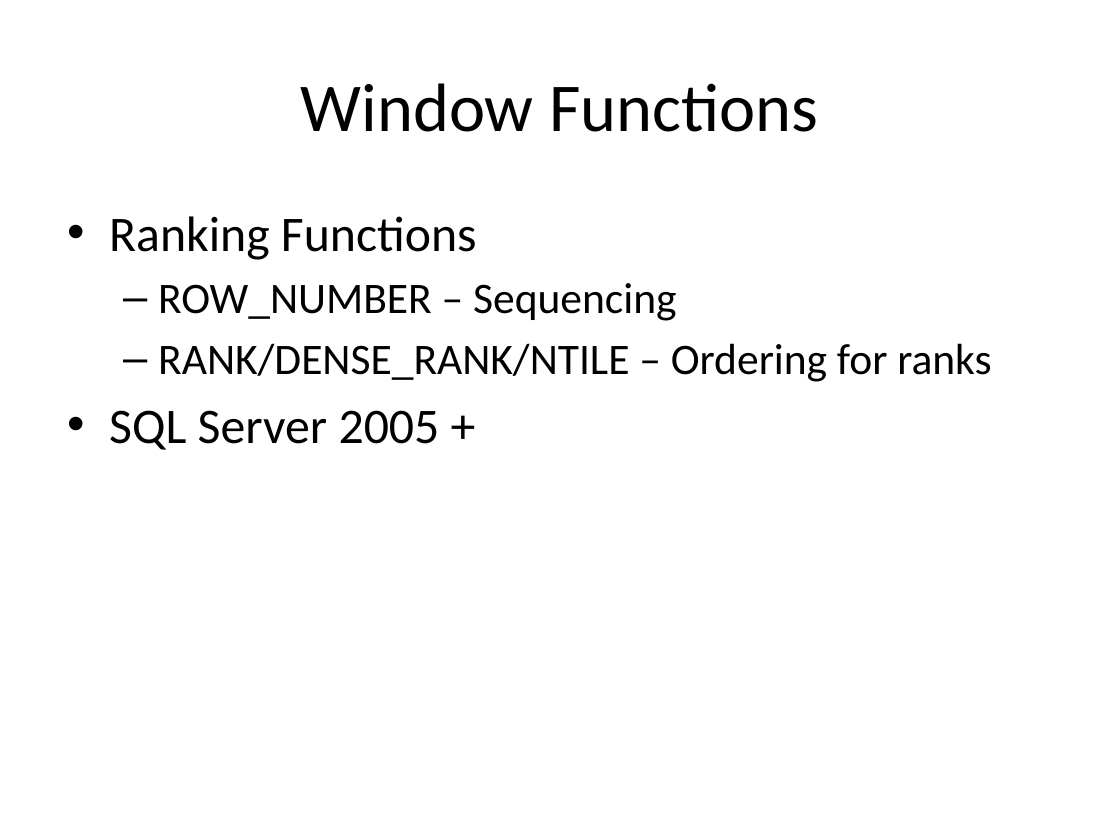
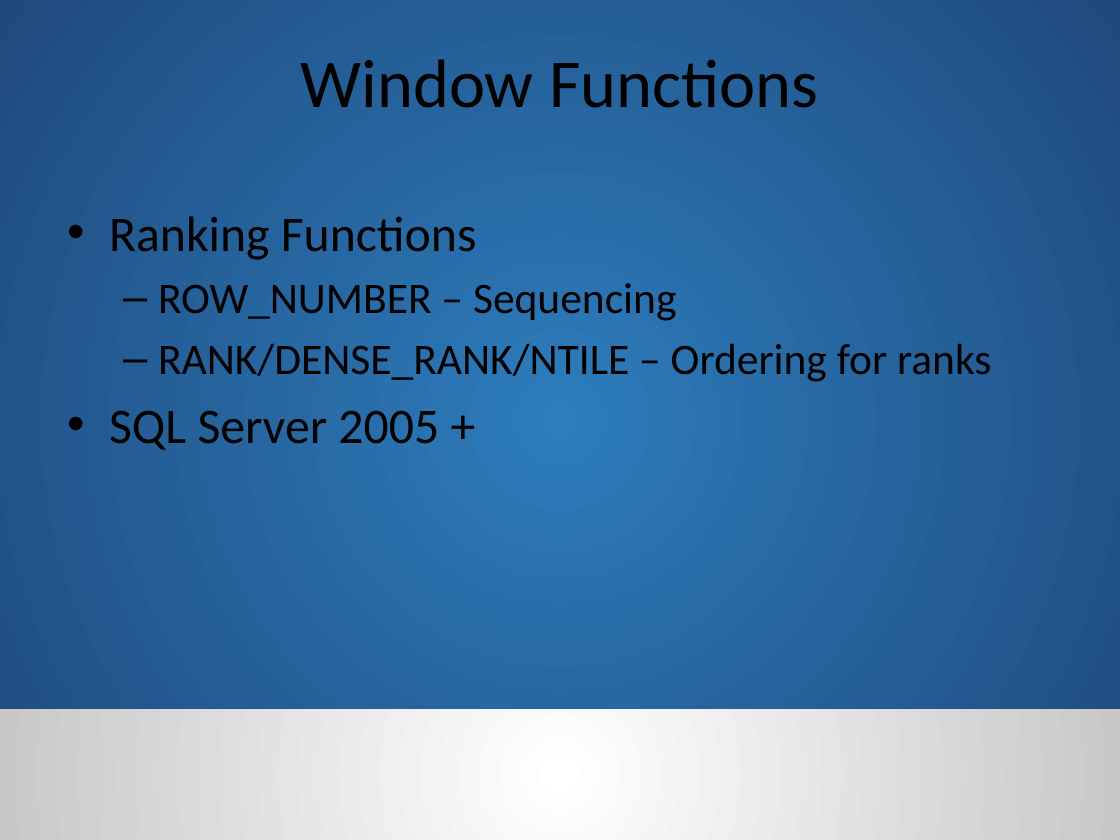
Before and after one commit to reachanu21/T-SQLWindowing, a slide deck: slide 19 of Presentation/TSQL_Windowing.pptx. Drawn at 1120x840 pixels with LibreOffice and Linux fonts; fonts in the diff are those of the drawing; background and template pictures are left out. Boxes give left, top, right and bottom in pixels: in the first picture for what was removed or moved away, otherwise in the second. Text is boxed around its words. In the diff, an @@ line names an element or a change of style, - is before the commit and + after.

Commit message:
Applied the DevConnections 2015 template. Changed some font colors to better suite the template.

```diff
--- a/Presentation/TSQL_Windowing.pptx
+++ b/Presentation/TSQL_Windowing.pptx
@@ rectangle added at <box>0,0,1120,840</box>, fill gradient #2D7CBB to #1F497D @@
@@ title "Window Functions" at <box>301,59,818,108</box>: vertical alignment middle to top @@
@@ rectangle added at <box>0,709,1120,840</box>, fill gradient #FFFFFF to #C8C8C8 @@
```
Also in this commit, not shown: 32 other slides changed.
